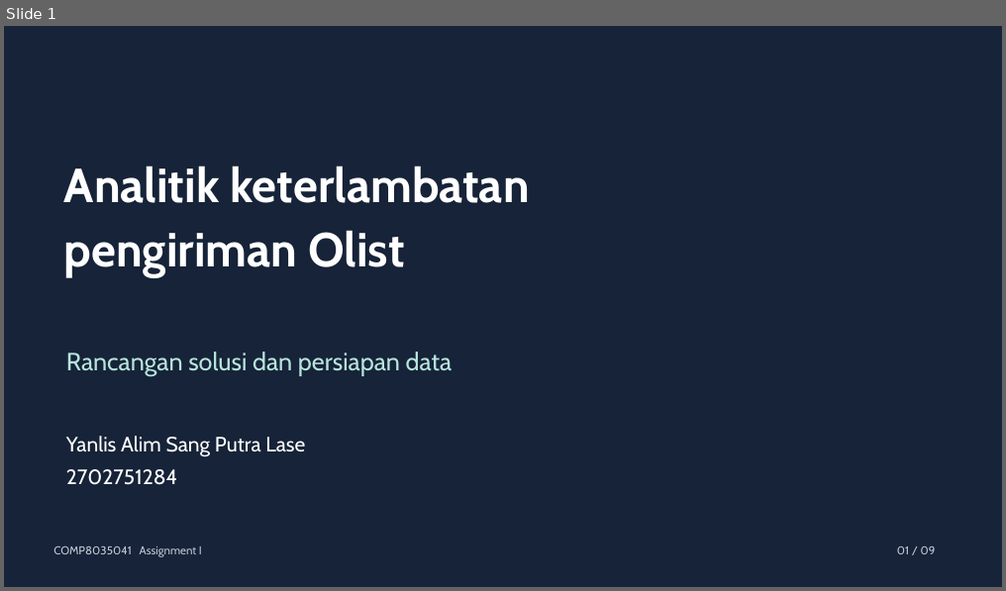
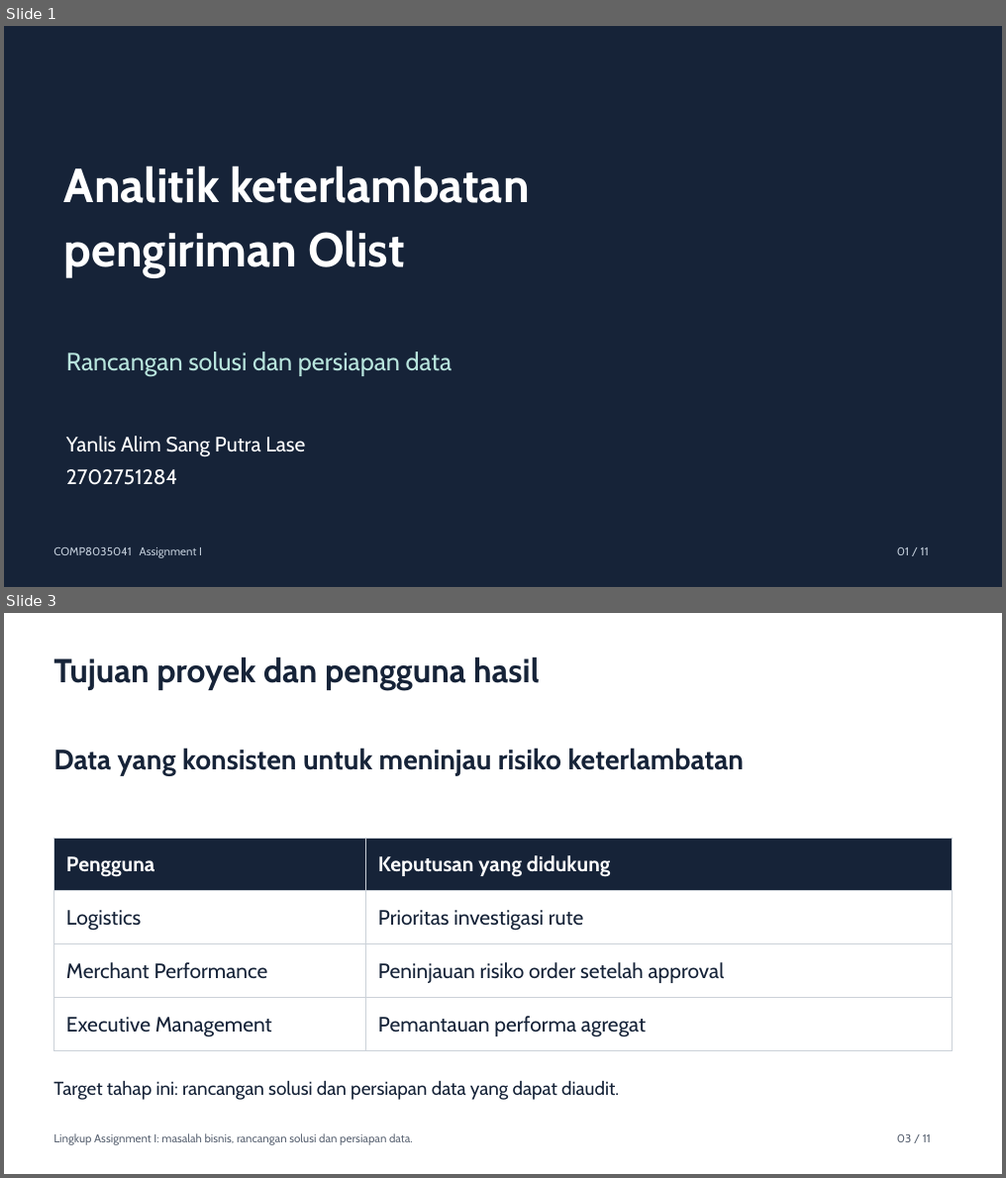
Before and after one commit to yanlis-lase-SSG7/2611-bigDataAnalitycs-assignment1, a slide deck: presentations/Assignment_I_Olist_2702751284.pptx. Shown one above the other, each under a label of ours: slide 1 before the commit, slides 1 and 3 after it; the slides between them are not shown. The pictures are 1006x591 and 1006x1178 pixels, drawn with LibreOffice and Linux fonts; fonts in the diff are those of the drawing. Boxes give left, top, right and bottom in pixels: in the first picture for what was removed or moved away, otherwise in the second. Text is boxed around its words. In the diff, an @@ line names an element or a change of style, - is before the commit and + after.

```diff
--- a/presentations/Assignment_I_Olist_2702751284.pptx
+++ b/presentations/Assignment_I_Olist_2702751284.pptx
@@ slide 3 added at (4,613,1002,1174), background #FFFFFF @@
@@ text added at (54,657,539,690), 32 pt, text #162338, bold @@
+Tujuan proyek dan pengguna hasil
@@ text added at (54,748,745,775), 27 pt, text #162338, bold @@
+Data yang konsisten untuk meninjau risiko keterlambatan
@@ table added at (54,838,952,1051), 4 rows, 2 columns @@
+Pengguna | Keputusan yang didukung
+Logistics | Prioritas investigasi rute
+Merchant Performance | Peninjauan risiko order setelah approval
+Executive Management | Pemantauan performa agregat
@@ text added at (54,1081,619,1100), 18 pt, text #162338 @@
+Target tahap ini: rancangan solusi dan persiapan data yang dapat diaudit.
@@ text added at (54,1134,413,1146), 11 pt, text #5D6675 @@
+Lingkup Assignment I: masalah bisnis, rancangan solusi dan persiapan data.
@@ text added at (897,1135,931,1143), 11 pt, text #5D6675 @@
+03 / 11
@@ slide 1 changed as well @@
@@ text at (897,548,929,556): text changed @@
-01 / 09
+01 / 11
```
Also in this commit, not shown: 4 other slides changed, 5 other slides added, 4 slides removed, 4 other files.
